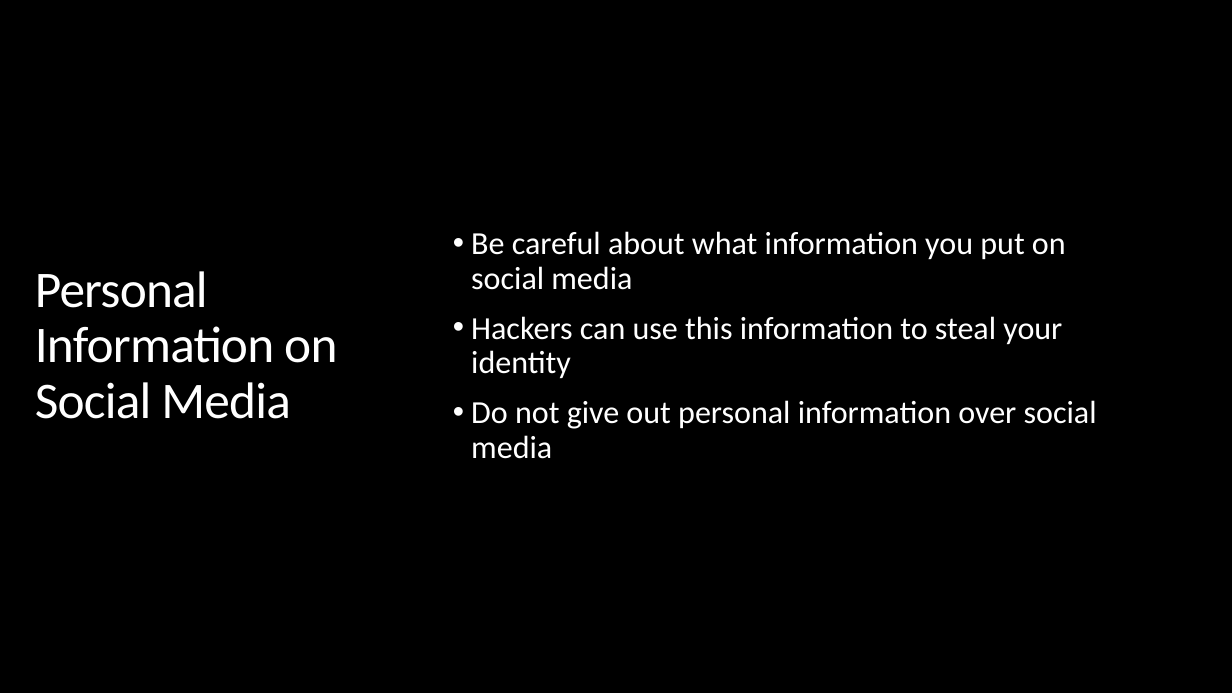
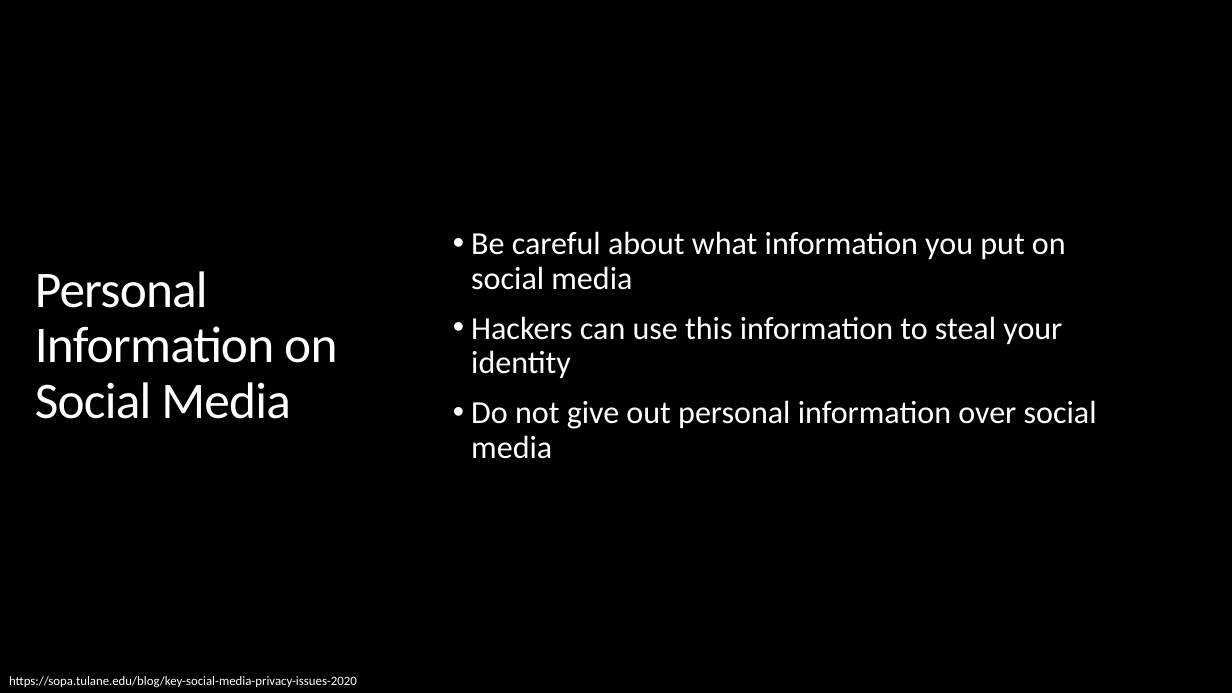
Before and after one commit to jkaufman0521/university-cyber-awareness-training, a slide deck: slide 3 of Presentations/Social Media Use.pptx. Drawn at 1232x693 pixels with LibreOffice and Linux fonts; fonts in the diff are those of the drawing; background and template pictures are left out. Boxes give left, top, right and bottom in pixels: in the first picture for what was removed or moved away, otherwise in the second. Text is boxed around its words. In the diff, an @@ line names an element or a change of style, - is before the commit and + after.

```diff
--- a/Presentations/Social Media Use.pptx
+++ b/Presentations/Social Media Use.pptx
@@ text added at [9, 676, 357, 688], 10 pt, text #FFFFFF @@
+https://sopa.tulane.edu/blog/key-social-media-privacy-issues-2020
```
Also in this commit, not shown: 3 other slides changed, 12 other files.
